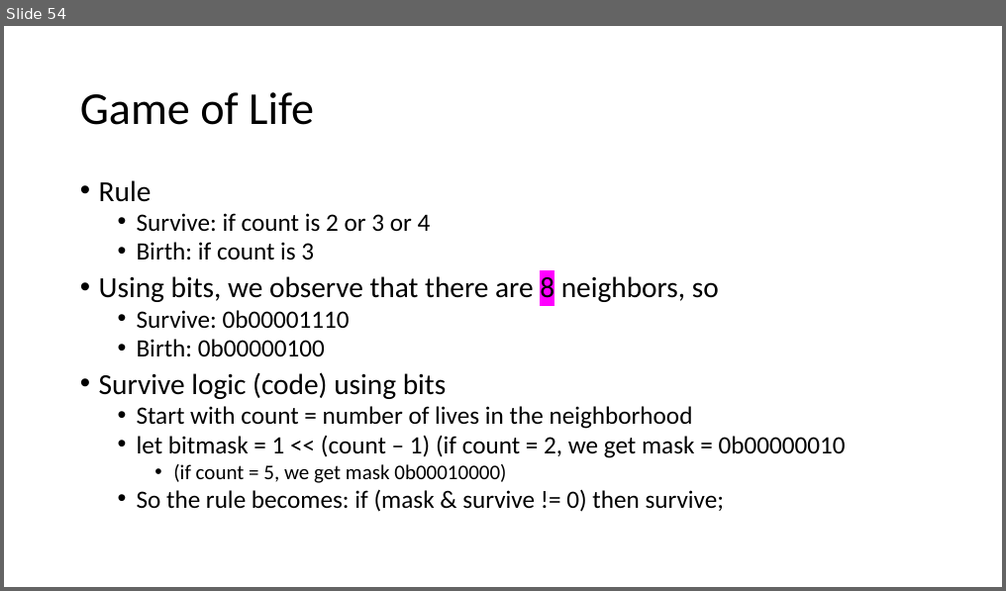
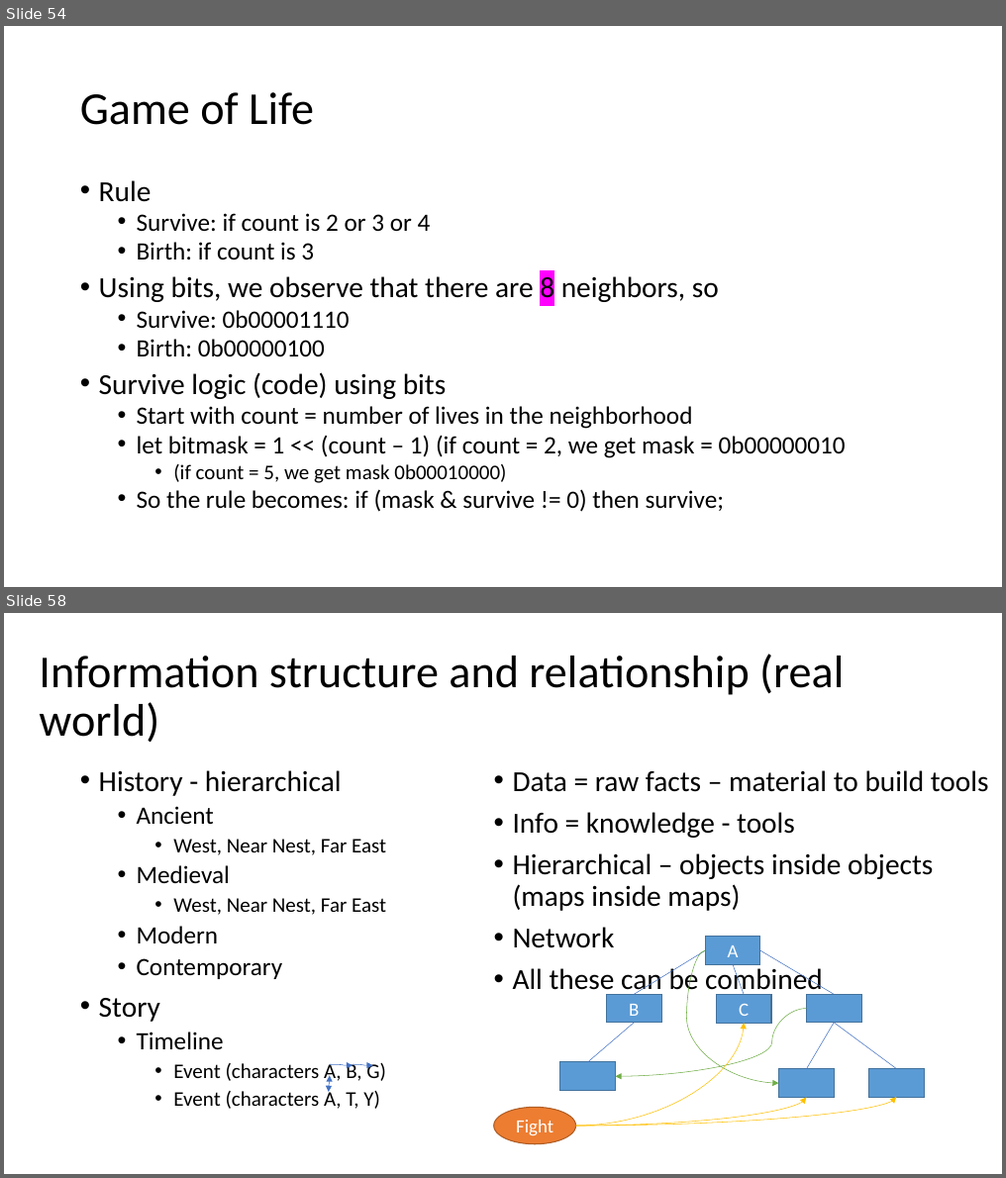
Before and after one commit to brianwhu/fun-in-js, a slide deck: documents/DataStructures.pptx. Shown one above the other, each under a label of ours: slide 54 before the commit, slides 54 and 58 after it; the slides between them are not shown. The pictures are 1006x591 and 1006x1178 pixels, drawn with LibreOffice and Linux fonts; fonts in the diff are those of the drawing. Boxes give left, top, right and bottom in pixels: in the first picture for what was removed or moved away, otherwise in the second. Text is boxed around its words. In the diff, an @@ line names an element or a change of style, - is before the commit and + after.

```diff
--- a/documents/DataStructures.pptx
+++ b/documents/DataStructures.pptx
@@ slide 58 added at [4,613,1002,1174], background #FFFFFF @@
@@ title added at [39,654,844,743], 44 pt, text #000000 @@
+Information structure and relationship (real world)
@@ text added at [99,770,386,1109], 20 pt, text #000000 @@
+• History - hierarchical
+  • Ancient
+    • West, Near Nest, Far East
+  • Medieval
+    • West, Near Nest, Far East
+  • Modern
+  • Contemporary
+• Story
+  • Timeline
+    • Event (characters A, B, G)
+    • Event (characters A, T, Y)
@@ text added at [513,770,989,997], 28 pt, text #000000 @@
+• Data = raw facts – material to build tools
+• Info = knowledge - tools
+• Hierarchical – objects inside objects (maps inside maps)
+• Network
+• All these can be combined
@@ rectangle added at [706,937,761,964], fill #5B9BD5, outline #43739E 1 pt, 18 pt, text #FFFFFF @@
+A
@@ line added from (706, 951) to (635, 995), #4472C4 0.5 pt @@
@@ curved arrow added from (706, 951) to (779, 1084), #70AD47 0.5 pt @@
@@ line added from (734, 964) to (744, 995), #4472C4 0.5 pt @@
@@ line added from (761, 951) to (835, 995), #4472C4 0.5 pt @@
@@ rectangle added at [607,995,662,1023], fill #5B9BD5, outline #43739E 1 pt, 18 pt, text #FFFFFF @@
+B
@@ rectangle added at [717,995,772,1023], fill #5B9BD5, outline #43739E 1 pt, 18 pt, text #FFFFFF @@
+C
@@ rectangle added at [807,995,862,1023], fill #5B9BD5, outline #43739E 1 pt @@
@@ curved arrow added from (576, 1126) to (744, 1023), #FFC000 0.5 pt @@
@@ line added from (588, 1062) to (635, 1023), #4472C4 0.5 pt @@
@@ curved arrow added from (807, 1009) to (616, 1076), #70AD47 0.5 pt @@
@@ line added from (807, 1069) to (835, 1023), #4472C4 0.5 pt @@
@@ line added from (896, 1069) to (835, 1023), #4472C4 0.5 pt @@
@@ curved double arrow added from (330, 1075) to (329, 1092), #4472C4 0.5 pt @@
@@ curved arrow added from (330, 1065) to (352, 1065), #4472C4 0.5 pt @@
@@ curved arrow added from (352, 1065) to (373, 1065), #4472C4 0.5 pt @@
@@ rectangle added at [560,1062,616,1090], fill #5B9BD5, outline #43739E 1 pt @@
@@ rectangle added at [779,1069,835,1098], fill #5B9BD5, outline #43739E 1 pt @@
@@ rectangle added at [868,1069,924,1097], fill #5B9BD5, outline #43739E 1 pt @@
@@ ellipse added at [494,1108,576,1146], fill #ED7D31, outline #AF5C24 1 pt, 18 pt, text #FFFFFF @@
+Fight
@@ curved arrow added from (576, 1126) to (807, 1097), #FFC000 0.5 pt @@
@@ curved arrow added from (576, 1126) to (896, 1097), #FFC000 0.5 pt @@
```
Also in this commit, not shown: 2 slides changed, 6 other slides added.
